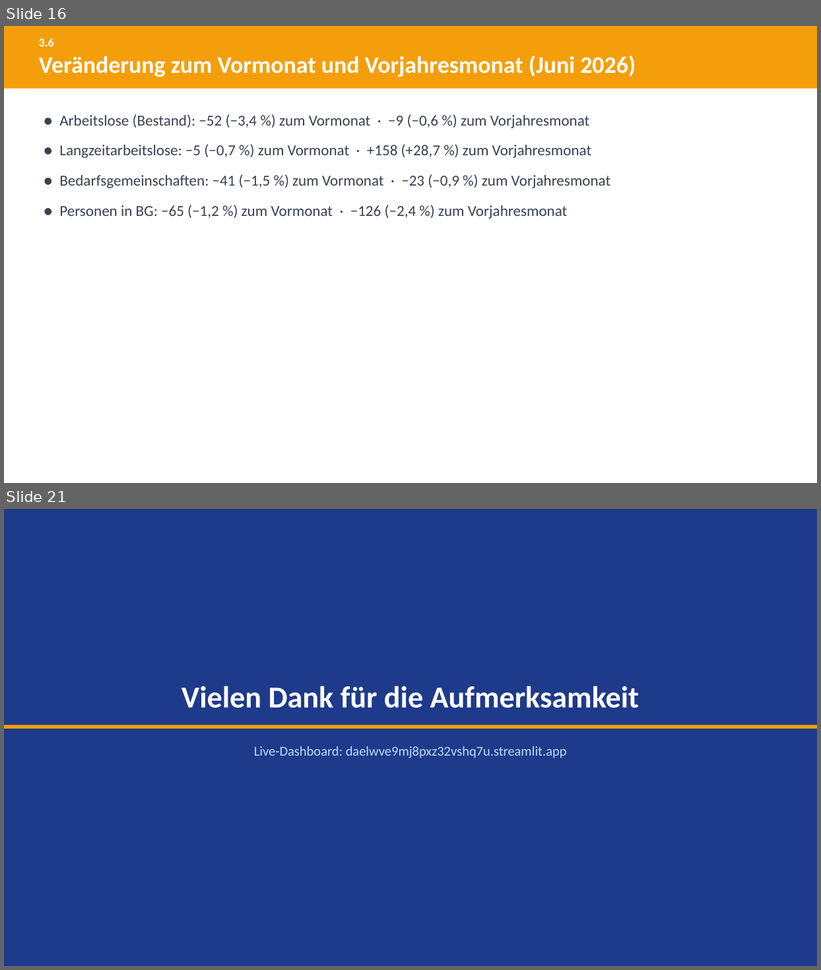
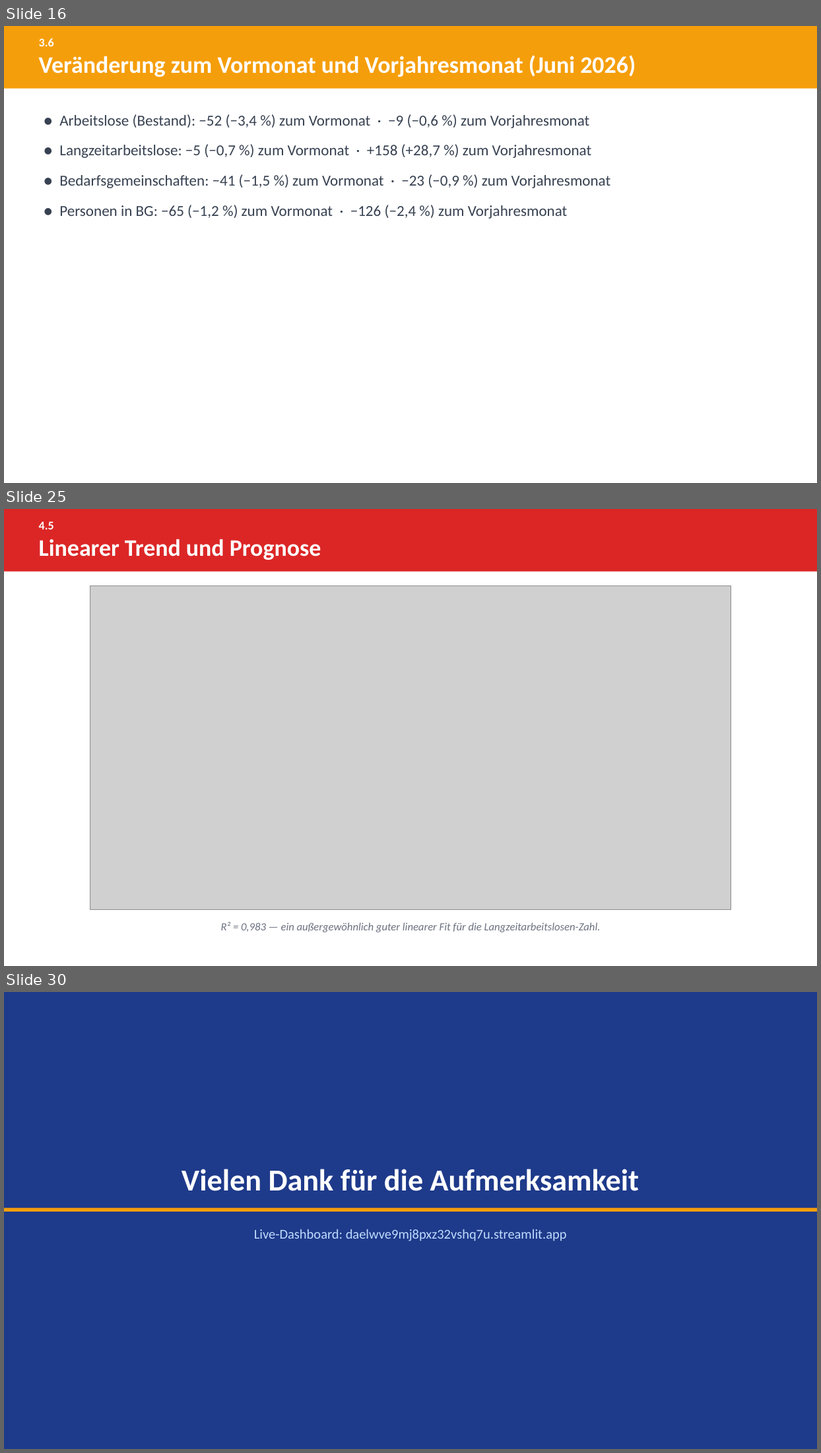
Before and after one commit to eufunk/arbeitsmarkt-regensburg, a slide deck: Dok/Projektpraesentation.pptx. Shown one above the other, each under a label of ours: slides 16 and 21 before the commit, slides 16, 25 and 30 after it; the slides between them are not shown. The pictures are 821x970 and 821x1453 pixels, drawn with LibreOffice and Linux fonts; fonts in the diff are those of the drawing; grey boxes stand for pictures. Boxes give left, top, right and bottom in pixels: in the first picture for what was removed or moved away, otherwise in the second. Text is boxed around its words. In the diff, an @@ line names an element or a change of style, - is before the commit and + after.

```diff
--- a/Dok/Projektpraesentation.pptx
+++ b/Dok/Projektpraesentation.pptx
@@ slide 25 added at (x1=4, y1=509, x2=817, y2=966), background #FFFFFF @@
@@ rectangle added at (x1=4, y1=509, x2=817, y2=571), fill #DC2626 @@
@@ text added at (x1=39, y1=522, x2=54, y2=529), 14 pt, text #FFFFFF, bold @@
+4.5
@@ text added at (x1=39, y1=539, x2=321, y2=560), 28 pt, text #FFFFFF, bold @@
+Linearer Trend und Prognose
@@ picture added at (x1=90, y1=586, x2=731, y2=910) @@
@@ text added at (x1=221, y1=922, x2=601, y2=933), 13 pt, text #6B7280, italic @@
+R² = 0,983 — ein außergewöhnlich guter linearer Fit für die Langzeitarbeitslosen-Zahl.
@@ what was slide 21 is now slide 30 @@
```
Also in this commit, not shown: 11 slides changed, 8 other slides added, 21 other files.
